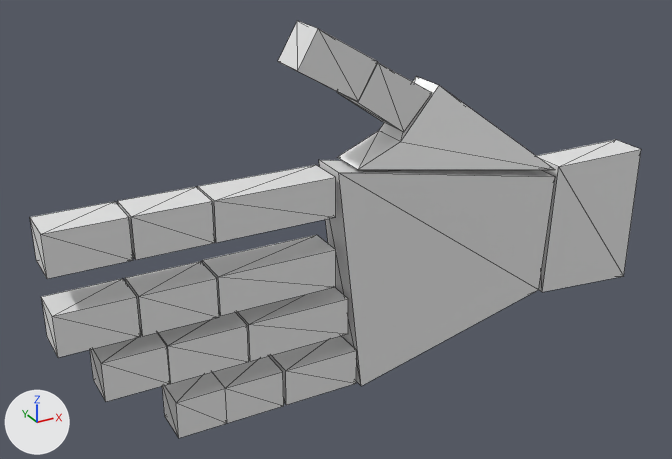
The glTF model sub-hand.glb: old version first, new version second.
Rendered twice from a 50 mm lens placed at (-3.12, -5.48, 2.91), pointed at (-0.05, 0.1, 0.12). Lighting does not change. The marker at lower left points along +X, +Y and +Z. Mesh edges are drawn as thin lines. Where no turn or scale is listed for an object, it has been applied to the vertices. Vertices at the same position are counted once.

In view in the first picture: 'B.i', 'B.m', 'B.p', 'B.r', 'B.t', 'M.i', 'M.m', 'M.p', 'M.r', 'M.t', 'T.i', 'T.m', 'T.p', 'T.r', 'T.t', 'base.1', 'base.2'.
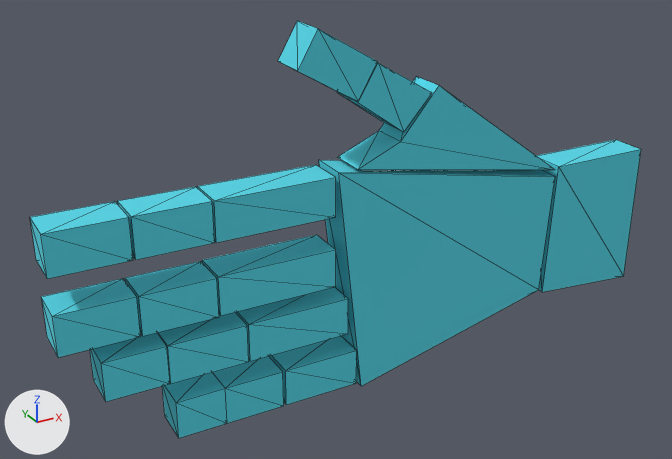
Pixel boxes [x1, y1, x2, y2] of what changed, in the pictures (672 x 459 px):
'base.2', recoloured, shading changed (grey to cyan)
    both: [319, 160, 555, 386]
'base.1', recoloured, shading changed (grey to cyan)
    both: [537, 140, 641, 292]
'B.t', recoloured, shading changed (grey to cyan)
    both: [338, 76, 555, 170]
'B.i', recoloured (grey to cyan)
    both: [197, 165, 336, 243]
'B.m', recoloured (grey to cyan)
    both: [202, 235, 336, 316]
'T.i', recoloured (grey to cyan)
    both: [30, 201, 133, 279]
'T.m', recoloured, shading changed (grey to cyan)
    both: [41, 279, 141, 358]
'B.r', recoloured (grey to cyan)
    both: [235, 287, 348, 361]
'M.i', recoloured (grey to cyan)
    both: [117, 187, 215, 260]
'M.m', recoloured, shading changed (grey to cyan)
    both: [125, 261, 219, 336]
'M.r', recoloured, shading changed (grey to cyan)
    both: [158, 312, 249, 384]
'T.t', recoloured, shading changed (grey to cyan)
    both: [278, 21, 378, 101]
'T.r', recoloured, shading changed (grey to cyan)
    both: [90, 333, 170, 402]
'B.p', recoloured (grey to cyan)
    both: [269, 336, 357, 405]
'T.p', recoloured, shading changed (grey to cyan)
    both: [162, 372, 227, 438]
'M.p', recoloured, shading changed (grey to cyan)
    both: [213, 356, 284, 423]
'M.t', recoloured, shading changed (grey to cyan)
    both: [337, 62, 432, 132]

What changed in the scene script:
```text
Add mat_マテリアル_001:
    mat_マテリアル_001 = bpy.data.materials.new('マテリアル.001')
    # nodes: BsdfPrincipled, Mix, OutputMaterial, VertexColor
    # colours: cyan #54d6e7
Change me_立方体_002:
    where me_立方体_002.from_pydata(...)  # 8 vertices, 12 faces; spans x -0.922..-0.014, y 0.02..0.32, z -0.667..-0.367
    add me_立方体_002.materials.append(mat_マテリアル)  # cyan #54d6e7
Change me_立方体_004:
    where me_立方体_004.from_pydata(...)  # 8 vertices, 12 faces; spans x -0.922..-0.014, y 0.02..0.32, z -0.114..0.186
    add me_立方体_004.materials.append(mat_マテリアル)  # cyan #54d6e7
Change me_立方体_005:
    where me_立方体_005.from_pydata(...)  # 8 vertices, 12 faces; spans x -0.714..0.09, y 0.02..0.32, z -1.092..-0.792
    add me_立方体_005.materials.append(mat_マテリアル)  # cyan #54d6e7
Change me_立方体_006:
    where me_立方体_006.from_pydata(...)  # 8 vertices, 12 faces; spans x -0.437..0.166, y 0.02..0.32, z -1.556..-1.256
    add me_立方体_006.materials.append(mat_マテリアル)  # cyan #54d6e7
Change me_立方体_007:
    where me_立方体_007.from_pydata(...)  # 8 vertices, 12 faces; spans x -1.475..-0.933, y 0.02..0.32, z -0.114..0.186
    add me_立方体_007.materials.append(mat_マテリアル)  # cyan #54d6e7
Change me_立方体_008:
    where me_立方体_008.from_pydata(...)  # 8 vertices, 12 faces; spans x -2.033..-1.491, y 0.02..0.32, z -0.114..0.186
    add me_立方体_008.materials.append(mat_マテリアル)  # cyan #54d6e7
Change me_立方体_009:
    where me_立方体_009.from_pydata(...)  # 8 vertices, 12 faces; spans x -1.475..-0.933, y 0.02..0.32, z -0.674..-0.374
    me_立方体_009 part 1: its shading normals changed
    add me_立方体_009.materials.append(mat_マテリアル)  # cyan #54d6e7
Change me_立方体_010:
    where me_立方体_010.from_pydata(...)  # 8 vertices, 12 faces; spans x -2.033..-1.491, y 0.02..0.32, z -0.674..-0.374
    me_立方体_010 part 2: its shading normals changed
    add me_立方体_010.materials.append(mat_マテリアル)  # cyan #54d6e7
Change me_立方体_011:
    where me_立方体_011.from_pydata(...)  # 8 vertices, 12 faces; spans x -1.311..-0.726, y 0.02..0.32, z -1.095..-0.795
    me_立方体_011 part 3: its shading normals changed
    add me_立方体_011.materials.append(mat_マテリアル)  # cyan #54d6e7
Change me_立方体_012:
    where me_立方体_012.from_pydata(...)  # 8 vertices, 12 faces; spans x -1.766..-1.317, y 0.02..0.32, z -1.095..-0.795
    me_立方体_012 part 4: its shading normals changed
    add me_立方体_012.materials.append(mat_マテリアル)  # cyan #54d6e7
Change me_立方体_013:
    where me_立方体_013.from_pydata(...)  # 8 vertices, 12 faces; spans x -0.917..-0.459, y 0.02..0.32, z -1.559..-1.259
    me_立方体_013 part 5: its shading normals changed
    add me_立方体_013.materials.append(mat_マテリアル)  # cyan #54d6e7
Change me_立方体_014:
    where me_立方体_014.from_pydata(...)  # 8 vertices, 12 faces; spans x -1.286..-0.917, y 0.02..0.32, z -1.559..-1.259
    me_立方体_014 part 6: its shading normals changed
    add me_立方体_014.materials.append(mat_マテリアル)  # cyan #54d6e7
Change me_立方体_015:
    where me_立方体_015.from_pydata(...)  # 8 vertices, 12 faces; spans x 0.01..2.0, y 0.02..0.32, z -1.59..0.22
    me_立方体_015 part 7: its shading normals changed
    add me_立方体_015.materials.append(mat_マテリアル)  # cyan #54d6e7
Change me_立方体_016:
    where me_立方体_016.from_pydata(...)  # 8 vertices, 12 faces; spans x 0.16..2.0, y 0.02..0.32, z -0.11..0.73
    remove me_立方体_016.materials.append(mat_defaultmaterial)
    me_立方体_016 part 8: its shading normals changed
    add me_立方体_016.materials.append(mat_マテリアル_001)
Change me_立方体_017:
    where me_立方体_017.from_pydata(...)  # 8 vertices, 12 faces; spans x 0.16..0.766, y 0.02..0.32, z 0.429..0.955
    me_立方体_017 part 9: its shading normals changed
    add me_立方体_017.materials.append(mat_マテリアル)  # cyan #54d6e7
Change me_立方体_018:
    where me_立方体_018.from_pydata(...)  # 8 vertices, 12 faces; spans x -0.296..0.31, y 0.02..0.32, z 0.704..1.23
    me_立方体_018 part 10: its shading normals changed
    add me_立方体_018.materials.append(mat_マテリアル)  # cyan #54d6e7
Change me_立方体_019:
    where me_立方体_019.from_pydata(...)  # 8 vertices, 12 faces; spans x 1.988..2.934, y 0.02..0.32, z -1.291..-0.091
    me_立方体_019 part 11: its shading normals changed
    add me_立方体_019.materials.append(mat_マテリアル)  # cyan #54d6e7
```
